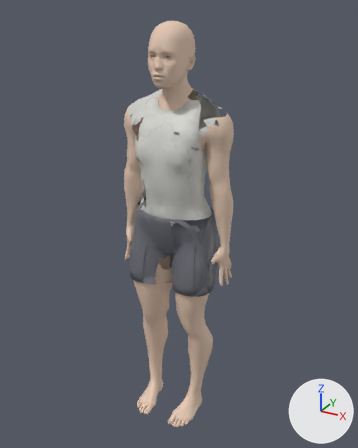
Before and after pictures for a commit that changed the FBX model NC_Body_Female_Muscular.fbx.
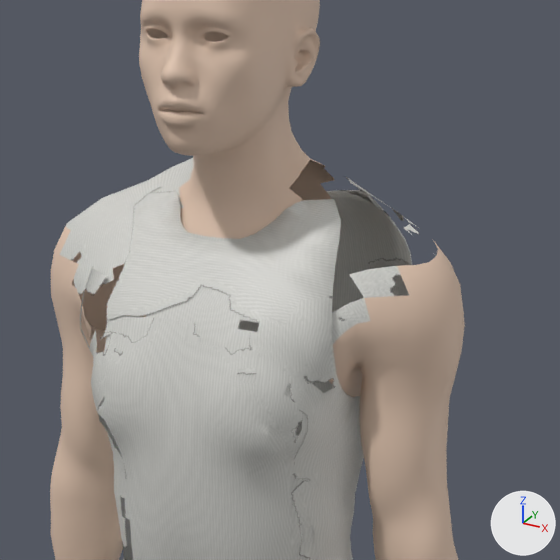
The first picture shows the older version from a 50 mm lens placed at (3.22, -5.83, 6.06), pointed at (0.03, -0.04, 3.17). The close-ups show the older and then the newer version on the part from 31% to 72% of the width and 10% to 44% of the height of that picture. Only the edits that show in the close-ups are written down. The axes (+X, +Y, +Z) are drawn at lower right. The lights are the same throughout.

The first close-up shows 'Head_Geo', 'LeftLowerArm_Geo', 'LeftUpperArm_Geo', 'RightLowerArm_Geo', 'RightUpperArm_Geo', 'UpperTorso_Geo'.
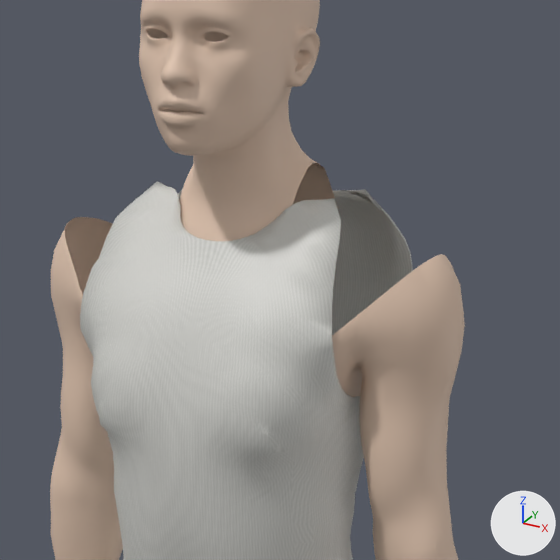
Boxes [x1, y1, x2, y2] around the edits, measured in the close-ups (560 x 560 px):
'UpperTorso_Geo', reshaped: before [60, 158, 437, 560]; after [80, 181, 413, 560]
'LeftUpperArm_Geo', reshaped: before [329, 240, 465, 554]; after [332, 254, 465, 550]
part 1 of me_female_muscular_uppertorso_geo, cut back: before [60, 158, 409, 344]; after [80, 190, 370, 479]
part 2 of me_female_muscular_uppertorso_geo, added: after [117, 511, 133, 556]
part 3 of me_female_muscular_uppertorso_geo, surface changed: before [66, 158, 419, 560]; after [81, 181, 413, 560]
part 4 of me_female_muscular_leftupperarm_geo, reshaped: before [364, 240, 453, 321]; after [332, 254, 453, 344]

Patch to the scene script:
```diff
--- a/NC_Body_Female_Muscular.fbx.py
+++ b/NC_Body_Female_Muscular.fbx.py
@@ me_female_muscular_leftupperarm_geo @@
 # used by ob_leftupperarm_geo; location = (0.0, 0.0, 0.0)
-me_female_muscular_leftupperarm_geo.from_pydata(...)  # 363 vertices, 354 faces; spans x 0.445..0.827, y -0.372..0.208, z 3.784..4.845
+me_female_muscular_leftupperarm_geo.from_pydata(...)  # 391 vertices, 401 faces; spans x 0.445..0.829, y -0.375..0.219, z 3.793..4.812
+# me_female_muscular_leftupperarm_geo part 4: 8 vertices removed from x 0.539..0.704, y -0.279..0.208, z 4.639..4.845; 24 vertices added at x 0.465..0.721, y -0.375..0.219, z 4.557..4.812
+# other edits to the shape of me_female_muscular_leftupperarm_geo do not show in these pictures
 me_female_muscular_leftupperarm_geo.materials.append(mat_skin)
@@ me_female_muscular_uppertorso_geo @@
 # used by ob_uppertorso_geo; location = (0.0, 0.0, 0.0)
-me_female_muscular_uppertorso_geo.from_pydata(...)  # 2763 vertices, 2695 faces; spans x -0.72..0.72, y -0.56..0.33, z 3.14..5.07
+me_female_muscular_uppertorso_geo.from_pydata(...)  # 3103 vertices, 3389 faces; spans x -0.72..0.72, y -0.56..0.33, z 3.14..5.07
+# me_female_muscular_uppertorso_geo part 1: 31 vertices moved from x -0.55..0.55, y -0.37..0.2, z 4.53..5.07 to x -0.54..0.54, y -0.38..0.22, z 4.56..5.07; 32 vertices removed from x -0.72..0.72, y -0.29..0.21, z 4.59..5.07; 324 vertices added at x -0.72..0.72, y -0.56..0.28, z 4.09..5.06
+# me_female_muscular_uppertorso_geo part 2: 24 vertices added at x -0.45..-0.24, y -0.43..0.1, z 3.76..3.78
+# me_female_muscular_uppertorso_geo part 3: 2117 kept faces spanning x -0.7..0.7, y -0.56..0.33, z 3.14..5.07 get new texture (UV) coordinates
+# other edits to the shape of me_female_muscular_uppertorso_geo do not show in these pictures
 me_female_muscular_uppertorso_geo.materials.append(mat_nc_female_muscular_uppertorso_base)
```
